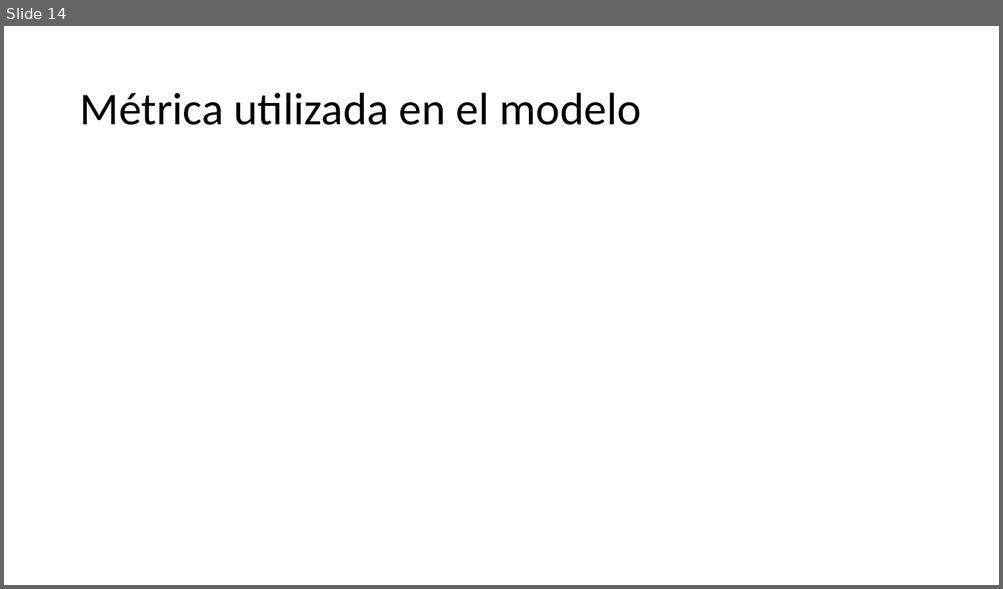
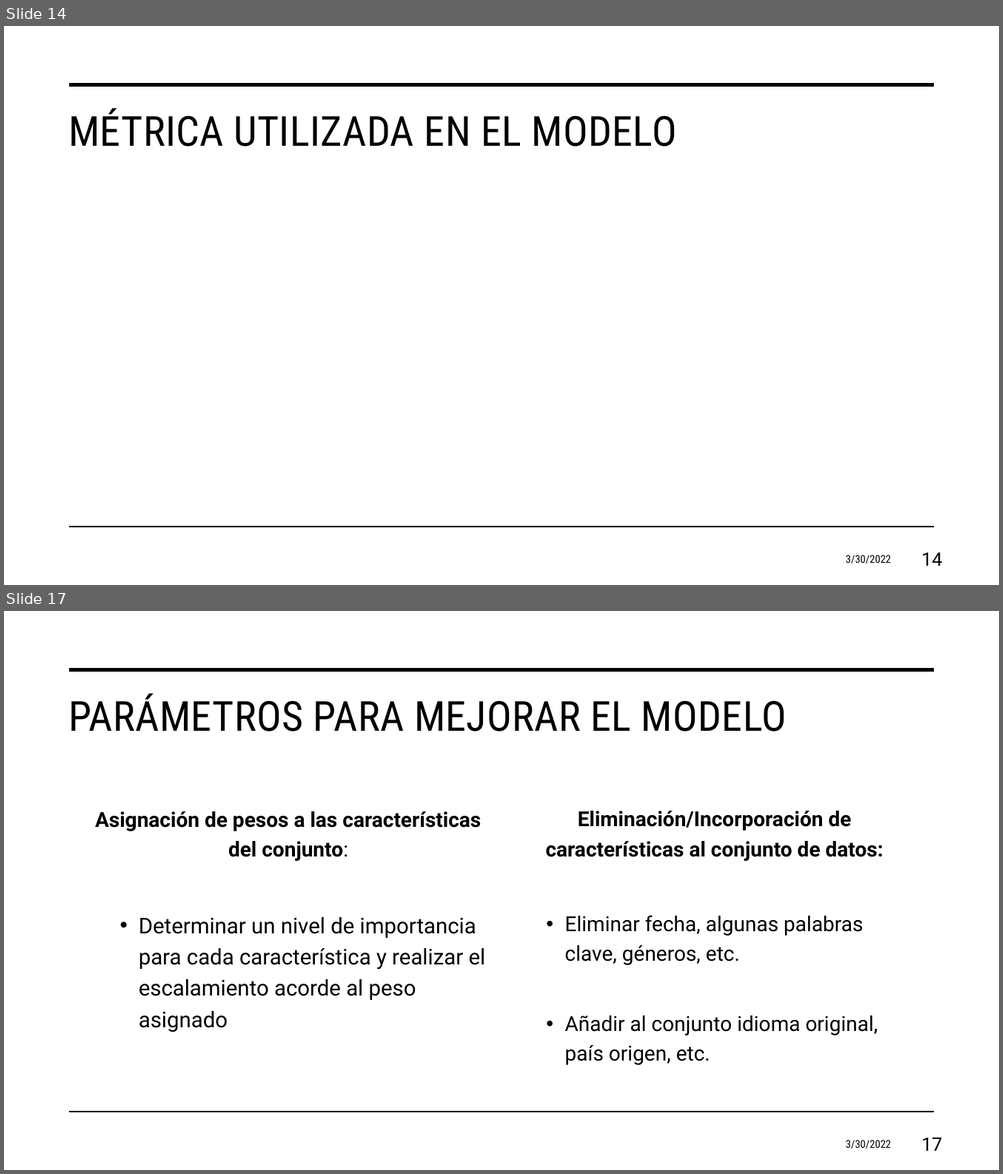
Before and after one commit to juanagsolano/content_based_filtering, a slide deck: report_files/Presentación del proyecto.pptx. Shown one above the other, each under a label of ours: slide 14 before the commit, slides 14 and 17 after it; the slides between them are not shown. The pictures are 1003x589 and 1003x1174 pixels, drawn with LibreOffice and Linux fonts; fonts in the diff are those of the drawing; grey boxes stand for pictures; background and template pictures are left out. Boxes give left, top, right and bottom in pixels: in the first picture for what was removed or moved away, otherwise in the second. Text is boxed around its words. In the diff, an @@ line names an element or a change of style, - is before the commit and + after.

```diff
--- a/report_files/Presentación del proyecto.pptx
+++ b/report_files/Presentación del proyecto.pptx
@@ slide 17 added at bbox=[4, 611, 999, 1170], background #FFFFFF; not listed: 2 template elements that a slide beside it also shows @@
@@ title added at bbox=[68, 693, 786, 732], 40 pt, text #000000 @@
+PARÁMETROS PARA MEJORAR EL MODELO
@@ text added at bbox=[95, 812, 486, 1032], 21 pt, text #000000 @@
+Asignación de pesos a las características del conjunto:
+  • Determinar un nivel de importancia para cada característica y realizar el escalamiento acorde al peso asignado
@@ text added at bbox=[546, 811, 883, 1065], 20 pt, text #000000 @@
+Eliminación/Incorporación de características al conjunto de datos:
+  • Eliminar fecha, algunas palabras clave, géneros, etc.
+  • Añadir al conjunto idioma original, país origen, etc.
@@ text added at bbox=[845, 1140, 891, 1149], 10.5 pt, text #000000 @@
+3/30/2022
@@ page number added at bbox=[921, 1138, 942, 1151], 18 pt, text #000000 @@
+17
@@ slide 14 changed as well @@
@@ line added from (70, 85) to (933, 85), #000000 3.5 pt @@
@@ title "MÉTRICA UTILIZADA EN EL MODELO" at bbox=[68, 108, 677, 147]: vertical alignment middle to top @@
@@ title at bbox=[68, 108, 677, 147]: text changed; size 44 to 40 pt; font Calibri to Roboto Condensed @@
-Métrica utilizada en el modelo
+MÉTRICA UTILIZADA EN EL MODELO
@@ line added from (70, 528) to (933, 528), #000000 1 pt @@
@@ text added at bbox=[845, 555, 891, 564], 10.5 pt, text #000000 @@
+3/30/2022
@@ page number added at bbox=[921, 553, 942, 566], 18 pt, text #000000 @@
+14
```
Also in this commit, not shown: 12 other slides changed, 6 other slides added, 5 slides removed, 2 other files.
